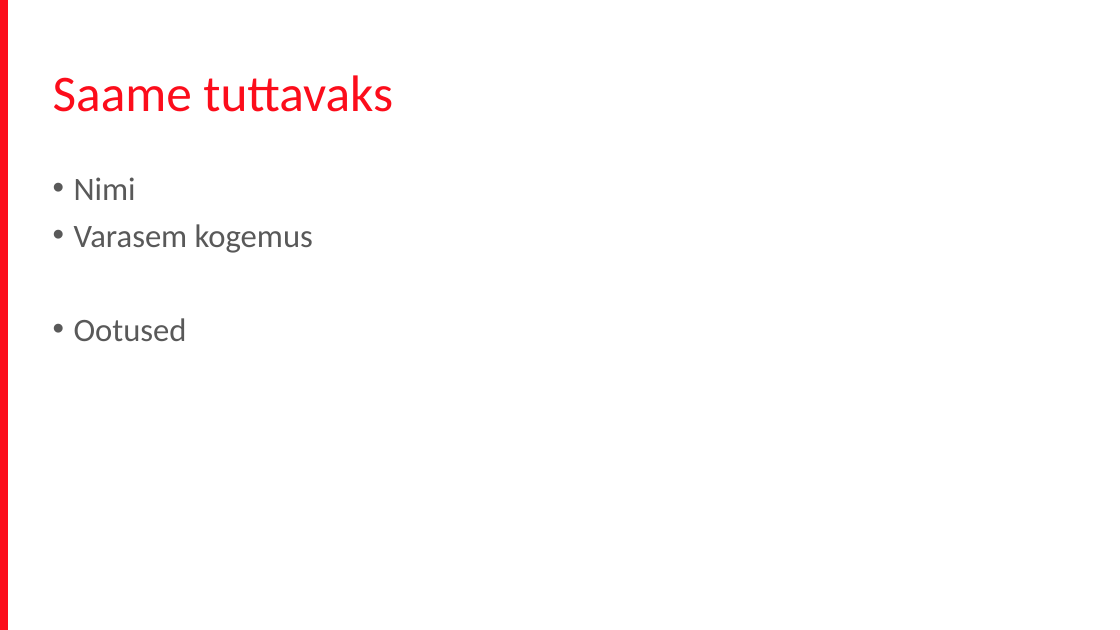
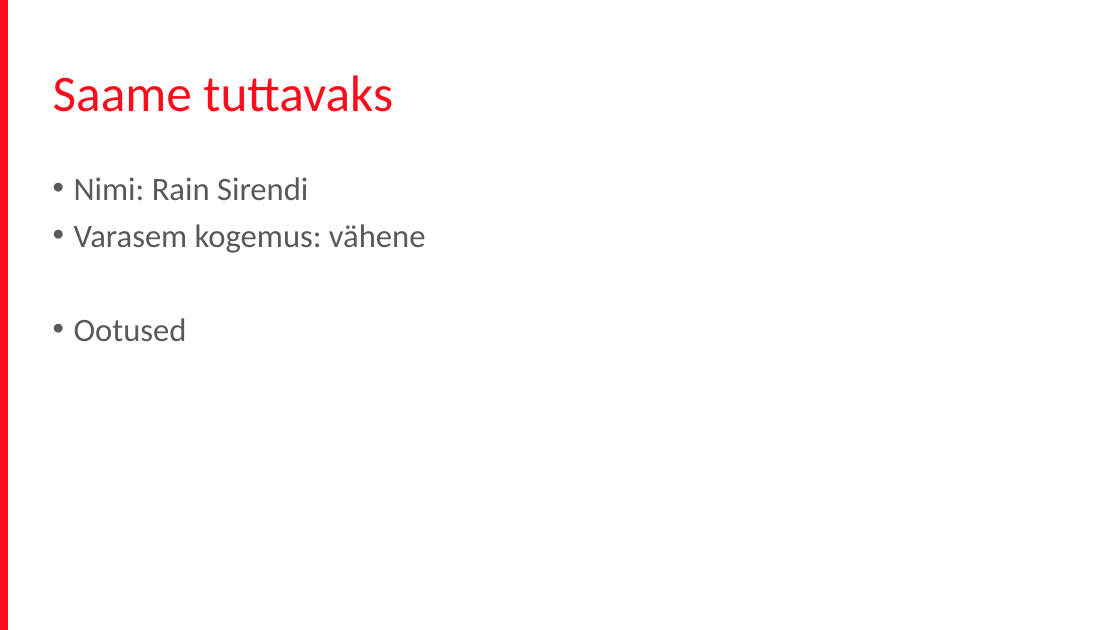
Before and after one commit to terjevolke/FrontEnd201704, a slide deck: slide 3 of Front_end_koolitus.pptx. Drawn at 1120x630 pixels with LibreOffice and Linux fonts; fonts in the diff are those of the drawing; background and template pictures are left out. Boxes give left, top, right and bottom in pixels: in the first picture for what was removed or moved away, otherwise in the second. Text is boxed around its words. In the diff, an @@ line names an element or a change of style, - is before the commit and + after.

Commit message:
Lisasin oma nime 11.36

```diff
--- a/Front_end_koolitus.pptx
+++ b/Front_end_koolitus.pptx
@@ text at bbox=[74, 177, 426, 253]: text changed @@
-• Nimi
-• Varasem kogemus
+• Nimi: Rain Sirendi
+• Varasem kogemus: vähene
```
